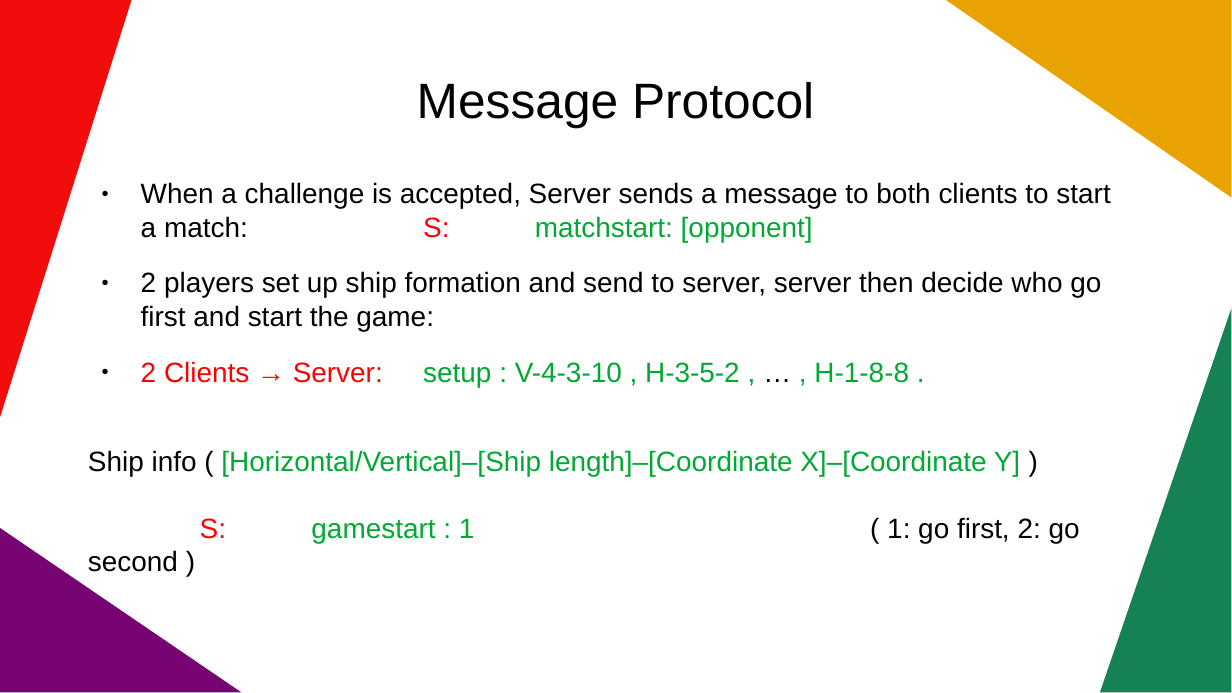
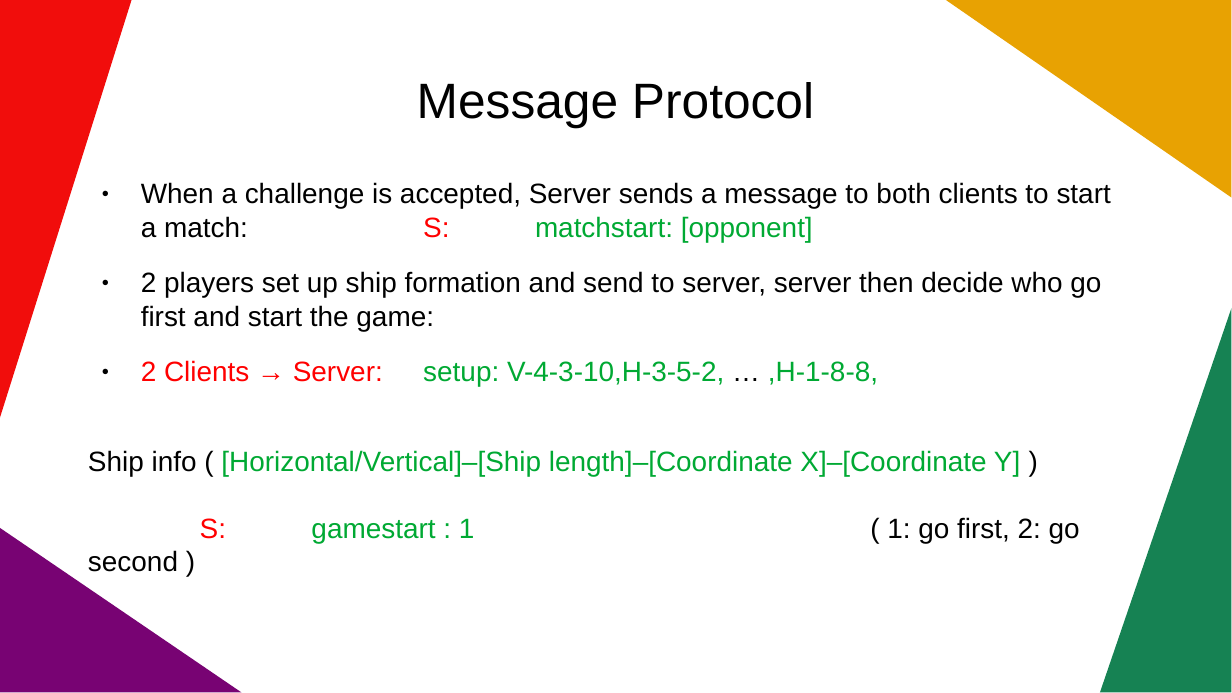
Before and after one commit to sonbeohaudau/battleship_online, a slide deck: slide 11 of Slide/finalSlide.pptx. Drawn at 1232x693 pixels with LibreOffice and Linux fonts; fonts in the diff are those of the drawing. Boxes give left, top, right and bottom in pixels: in the first picture for what was removed or moved away, otherwise in the second. Text is boxed around its words. In the diff, an @@ line names an element or a change of style, - is before the commit and + after.

```diff
--- a/Slide/finalSlide.pptx
+++ b/Slide/finalSlide.pptx
@@ text at <box>141,360,878,387</box>: text changed @@
-● 2 Clients → Server: setup : V-4-3-10 , H-3-5-2 , … , H-1-8-8 .
+● 2 Clients → Server: setup: V-4-3-10,H-3-5-2, … ,H-1-8-8,
```
Also in this commit, not shown: 3 other slides changed, 1 slide added, 6 slides removed, 3 other files.
